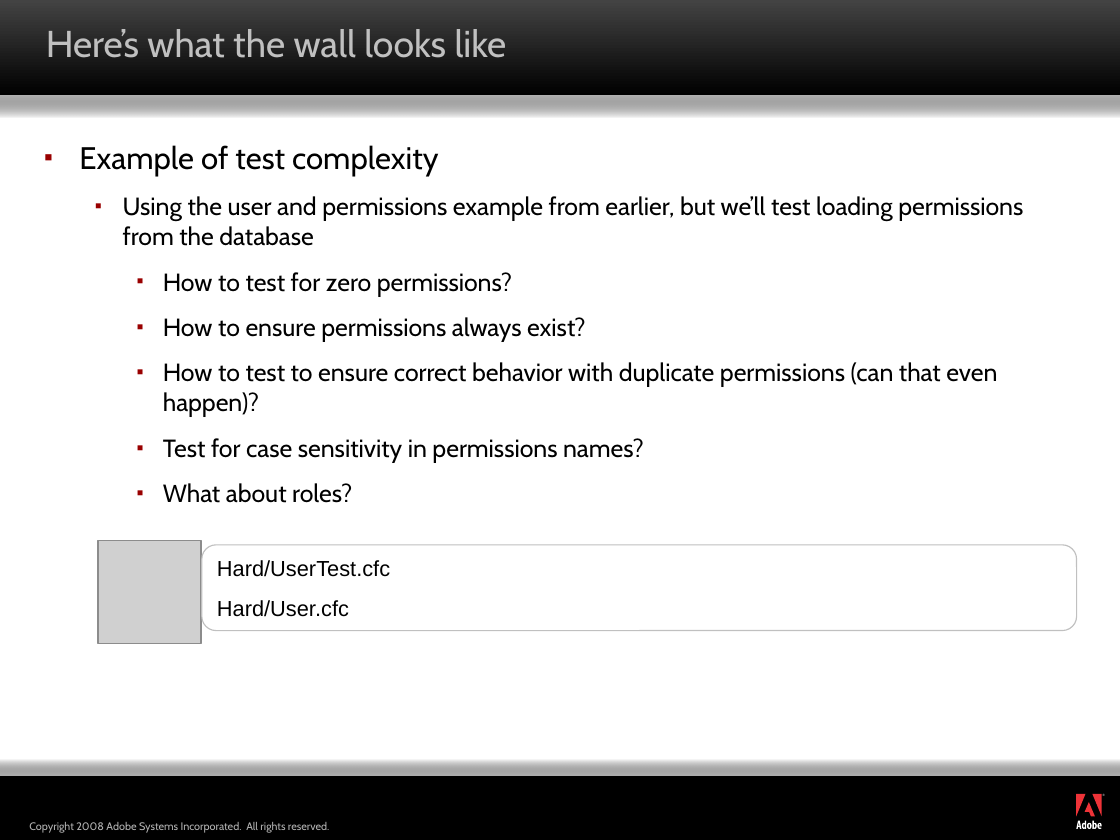
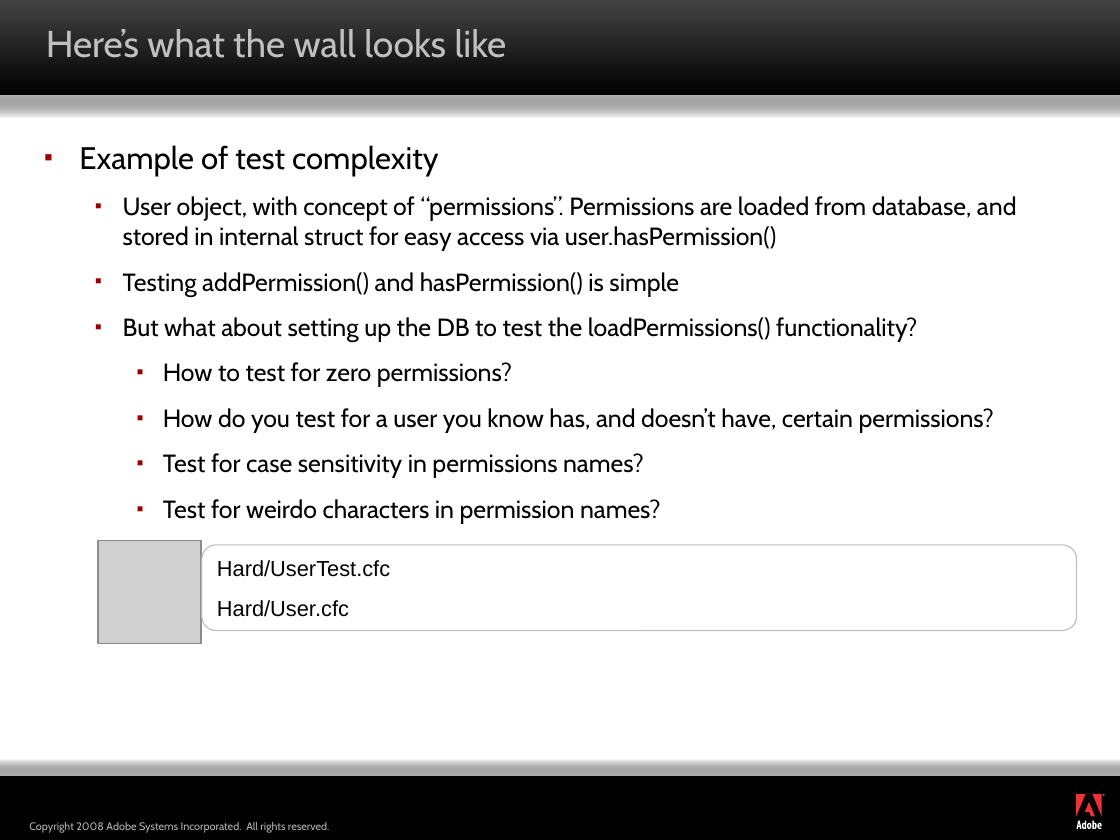
Before and after one commit to marcesher/mxunit-cfmeetups, a slide deck: slide 7 of max08/Marc_Esher_Bill_Shelton_AdvancedPatternsForColdfusionTestAutomation_final.ppt (slide 9 before the commit). Drawn at 1120x840 pixels with LibreOffice and Linux fonts; fonts in the diff are those of the drawing; grey boxes stand for pictures; background and template pictures are left out. Boxes give left, top, right and bottom in pixels: in the first picture for what was removed or moved away, otherwise in the second. Text is boxed around its words. In the diff, an @@ line names an element or a change of style, - is before the commit and + after.

```diff
--- a/max08/Marc_Esher_Bill_Shelton_AdvancedPatternsForColdfusionTestAutomation_final.ppt
+++ b/max08/Marc_Esher_Bill_Shelton_AdvancedPatternsForColdfusionTestAutomation_final.ppt
@@ text at [123, 196, 1017, 341]: text changed @@
-  ▪ Using the user and permissions example from earlier, but we’ll test loading permissions from the database
+  ▪ User object, with concept of “permissions”. Permissions are loaded from database, and stored in internal struct for easy access via user.hasPermission()
+  ▪ Testing addPermission() and hasPermission() is simple
+  ▪ But what about setting up the DB to test the loadPermissions() functionality?
@@ text at [163, 408, 994, 432]: text changed @@
-    ▪ How to ensure permissions always exist?
-    ▪ How to test to ensure correct behavior with duplicate permissions (can that even happen)?
+    ▪ How do you test for a user you know has, and doesn’t have, certain permissions?
@@ text at [163, 499, 661, 523]: text changed @@
-    ▪ What about roles?
+    ▪ Test for weirdo characters in permission names?
```
Also in this commit, not shown: 17 other slides changed, 2 slides removed.
